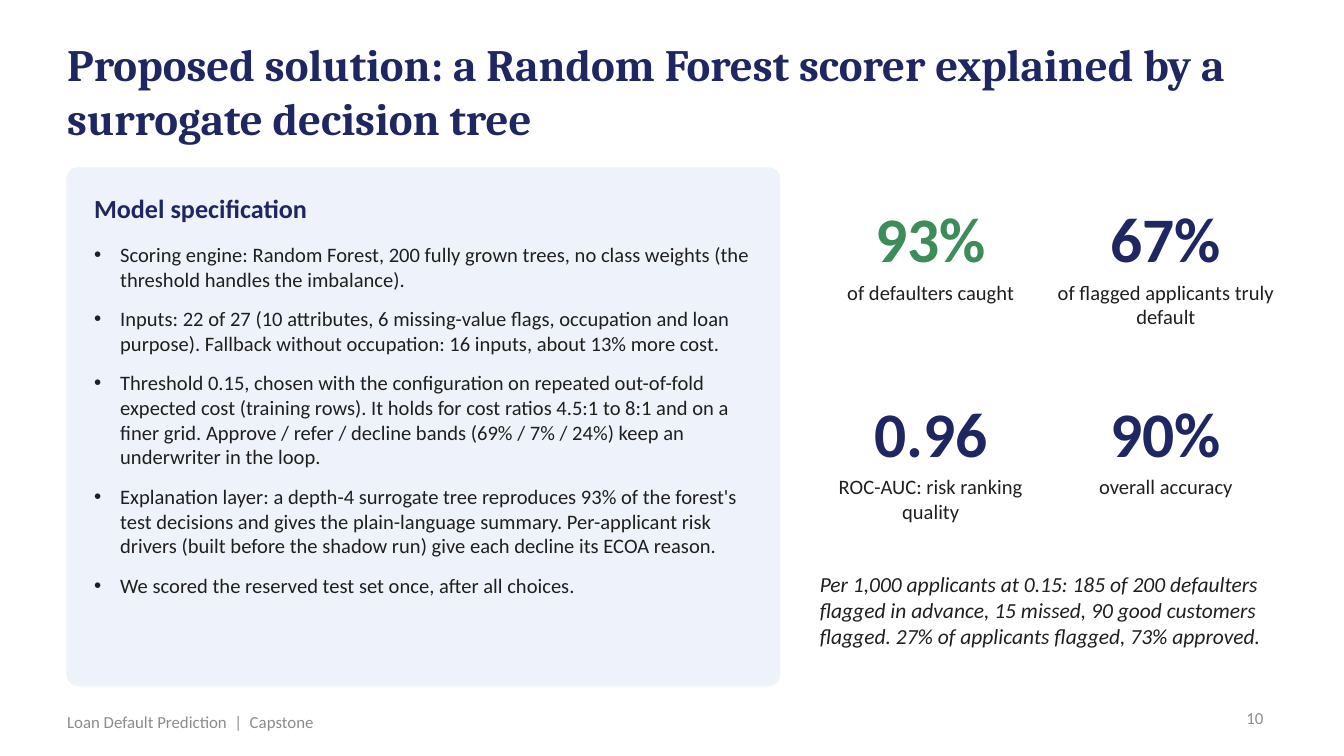
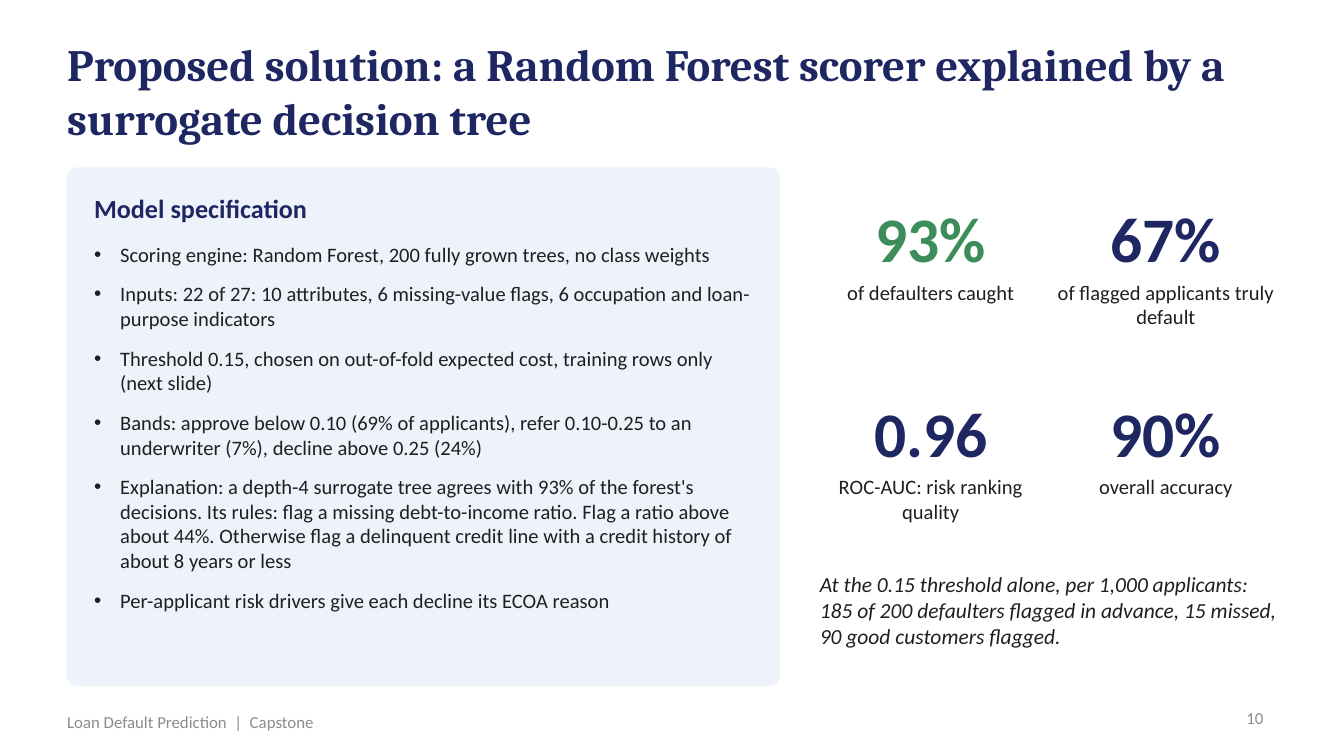
Before and after one commit to shubham1891/Personal-code, a slide deck: slide 10 of presentation/Loan_Default_Prediction_Presentation.pptx. Drawn at 1344x756 pixels with LibreOffice and Linux fonts; fonts in the diff are those of the drawing. Boxes give left, top, right and bottom in pixels: in the first picture for what was removed or moved away, otherwise in the second. Text is boxed around its words. In the diff, an @@ line names an element or a change of style, - is before the commit and + after.

```diff
--- a/presentation/Loan_Default_Prediction_Presentation.pptx
+++ b/presentation/Loan_Default_Prediction_Presentation.pptx
@@ text at bbox=[120, 247, 749, 612]: text changed @@
-• Scoring engine: Random Forest, 200 fully grown trees, no class weights (the threshold handles the imbalance).
-• Inputs: 22 of 27 (10 attributes, 6 missing-value flags, occupation and loan purpose). Fallback without occupation: 16 inputs, about 13% more cost.
-• Threshold 0.15, chosen with the configuration on repeated out-of-fold expected cost (training rows). It holds for cost ratios 4.5:1 to 8:1 and on a finer grid. Approve / refer / decline bands (69% / 7% / 24%) keep an underwriter in the loop.
-• Explanation layer: a depth-4 surrogate tree reproduces 93% of the forest's test decisions and gives the plain-language summary. Per-applicant risk drivers (built before the shadow run) give each decline its ECOA reason.
-• We scored the reserved test set once, after all choices.
+• Scoring engine: Random Forest, 200 fully grown trees, no class weights
+• Inputs: 22 of 27: 10 attributes, 6 missing-value flags, 6 occupation and loan-purpose indicators
+• Threshold 0.15, chosen on out-of-fold expected cost, training rows only (next slide)
+• Bands: approve below 0.10 (69% of applicants), refer 0.10-0.25 to an underwriter (7%), decline above 0.25 (24%)
+• Explanation: a depth-4 surrogate tree agrees with 93% of the forest's decisions. Its rules: flag a missing debt-to-income ratio. Flag a ratio above about 44%. Otherwise flag a delinquent credit line with a credit history of about 8 years or less
+• Per-applicant risk drivers give each decline its ECOA reason
@@ text at bbox=[820, 577, 1276, 648]: text changed @@
-Per 1,000 applicants at 0.15: 185 of 200 defaulters flagged in advance, 15 missed, 90 good customers flagged. 27% of applicants flagged, 73% approved.
+At the 0.15 threshold alone, per 1,000 applicants: 185 of 200 defaulters flagged in advance, 15 missed, 90 good customers flagged.
```
Also in this commit, not shown: 14 other slides changed, 2 other files.
